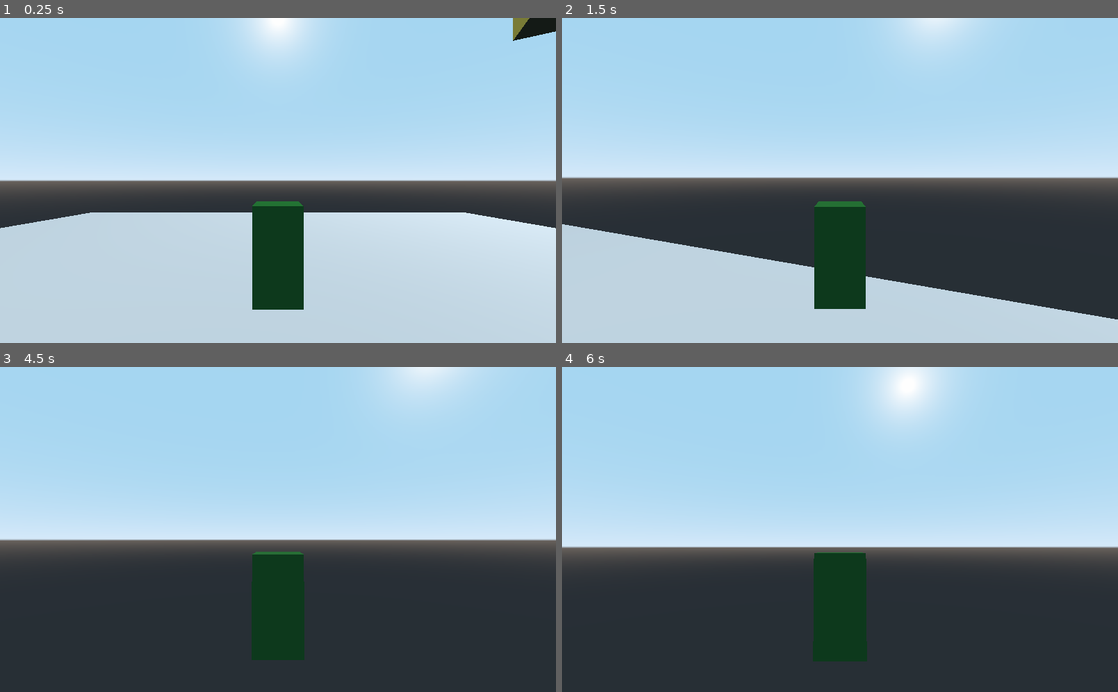
Above: before the commit, frames 1-4 (two rows, left to right).
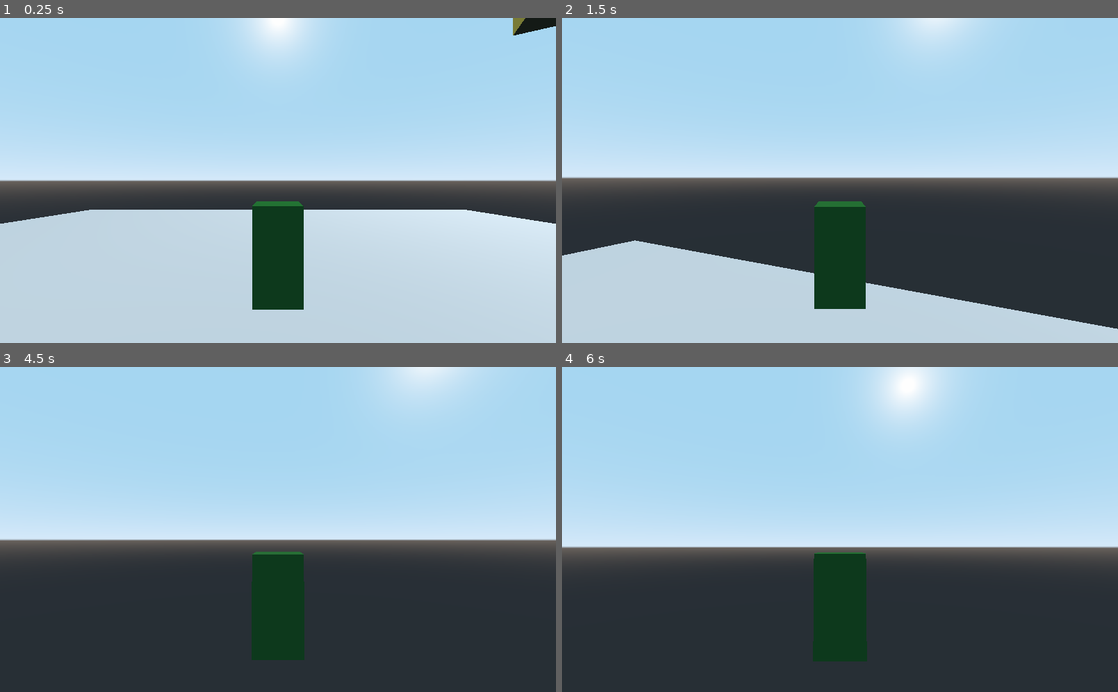
Above: after the commit, the same moments.

Repository: AlaskanGopher/GopherRPG3D
Game: Godot game, scene res://MainScene/InGame.tscn
The game is run twice, just before and just after one commit, with the same random seed, the same clock (stepped at 60 frames per second) and the same inputs.
Inputs (mouse positions are in pixels of both pictures, inside the frame that each line leads up to):
- Up to frame 1 (0.25 s): no input
- Up to frame 2 (1.5 s): tap Enter at 0.5 s; move the mouse to (867, 180) at 0.52 s; hold Space (movement_jump) 0.53-1.28 s; hold W (movement_up) from 0.53 s (still down); move the mouse to (812, 180) at 1.27 s; tap Space (movement_jump) at 1.35 s
- Up to frame 3 (4.5 s): keep holding W (movement_up); tap Space (movement_jump) at 1.52, 1.82, 2.85, 3.02, 3.32, 4.35 s; move the mouse to (289, 523) at 2.02 s; hold Space (movement_jump) 2.03-2.78 s; move the mouse to (272, 536) at 2.77 s; tap Enter at 3.5 s; move the mouse to (316, 532) at 3.52 s; hold Space (movement_jump) 3.53-4.28 s; move the mouse to (233, 526) at 4.27 s
- Up to frame 4 (6 s): tap Space (movement_jump) at 4.52, 4.82, 5.85 s; tap Enter at 5 s; move the mouse to (845, 529) at 5.02 s; hold Space (movement_jump) 5.03-5.78 s; move the mouse to (817, 523) at 5.77 s; release W (movement_up) at 5.78 s; hold D (movement_right) from 5.78 s (still down)

The runs differ from the first frame. In frame 1, 1.0% of the frame differs, in the area x 0-100%, y 0-65%; in frame 2, 2.3%, in the area x 0-100%, y 63-96%; in frame 3, less than 0.1%; in frame 4, less than 0.1%.

Commit message:
Fixed jumping (mostly)

Diff:
--- a/source/Player/PlayerController.gd
+++ b/source/Player/PlayerController.gd
@@ -5,31 +5,43 @@
 var velocity := Vector3()
 
 
-export (int) var ACCELERATION = 100
+export (int) var WALKING_ACCELERATION = 100
 export (int) var MAX_SPEED = 25
-export (int) var FRICTION = 250
+export (float) var FRICTION = .1
+export (float) var DRAG = .1
 export (int) var GRAVITY = 2
 export (int) var TERMINAL_VELOCITY = 12
+export (int) var JUMP_STRENGTH = 30
 var airTime := 0.0
+var jumped := false
 
 func _physics_process(delta):
-	var input_vector = Vector3()
+	var acceleration := Vector3()
+
+	var input_vector := Vector3()
 	input_vector.x = Input.get_action_strength("movement_right") - Input.get_action_strength("movement_left")
 	input_vector.z = Input.get_action_strength("movement_down") - Input.get_action_strength("movement_up")
 	input_vector = input_vector.normalized().rotated(Vector3(0,1,0), rotation.y)
 
-	if input_vector != Vector3():
-		velocity = velocity.move_toward(input_vector * MAX_SPEED, ACCELERATION * delta)
-	else:
-		velocity = velocity.move_toward(Vector3(), FRICTION * delta)
-	if is_on_ceiling():
-		print("grounded ", delta)
+	acceleration += Vector3().move_toward(input_vector * MAX_SPEED, WALKING_ACCELERATION * delta)
+
+	if is_on_floor():
 		airTime = 0
-		velocity.y += 2 if Input.action_press("movement_jump") else 0
+
+		print(velocity * FRICTION)
+		acceleration.x -= velocity.x * FRICTION
+		acceleration.z -= velocity.z * FRICTION
+
+		if (Input.is_action_pressed("movement_jump")):
+			acceleration.y += JUMP_STRENGTH
 	else:
 		airTime += delta
-	velocity.y -= GRAVITY * airTime
-	velocity = move_and_slide(velocity);
+
+		acceleration.x -= velocity.x * DRAG
+		acceleration.z -= velocity.z * DRAG
+	acceleration.y -= GRAVITY * airTime
+	velocity += acceleration
+	move_and_slide(velocity, Vector3(0, 1, 0));
 
 func _input(event):
 	if event is InputEventMouseMotion:
